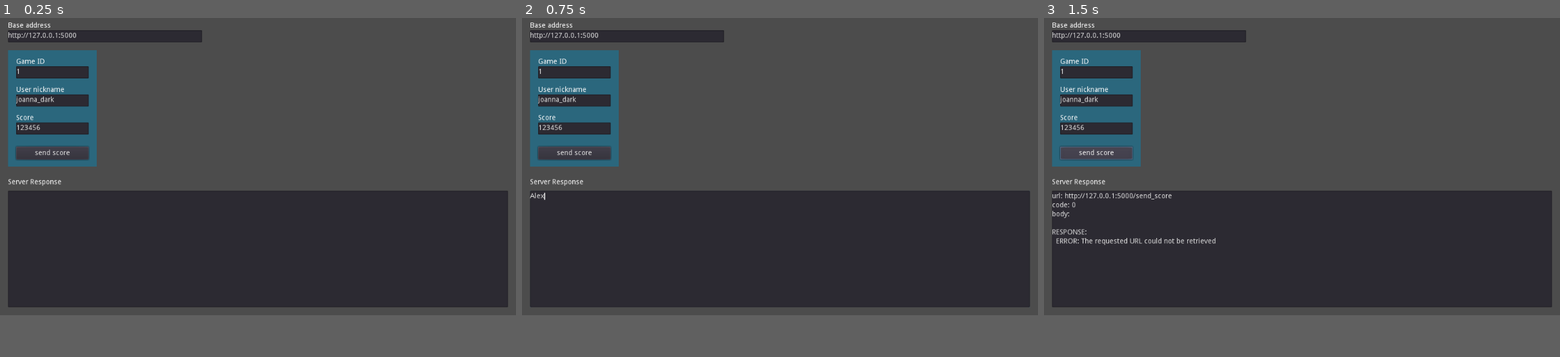
Above: before the commit, frames 1-3 (left to right).
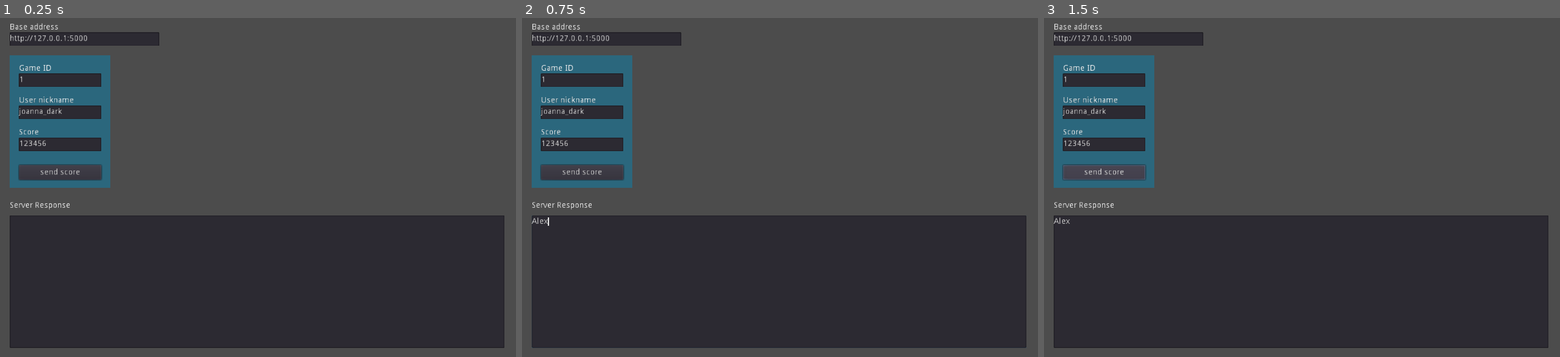
Above: after the commit, the same moments.

Repository: marcossilvano/python-codes
Game: Godot game, scene res://main.tscn
The game is run twice, just before and just after one commit, with the same random seed, the same clock (stepped at 60 frames per second) and the same inputs.
Inputs (mouse positions are in pixels of both pictures, inside the frame that each line leads up to):
- Up to frame 1 (0.25 s): no input
- Up to frame 2 (0.75 s): click (780, 248) at 0.52 s; type "Alex" at 0.6 s
- Up to frame 3 (1.5 s): click "send score" at 1.25 s
In our replay, the window is 800x468 before the commit and 800x533 after it. These sizes can differ from the game's own. Grey fills any space a smaller window leaves; there, only what the larger window draws over its background counts as a difference.

The runs differ from the first frame. In frame 1, 19% of the frame differs, in the area x 0-100%, y 1-100%; in frame 2, 19%; in frame 3, 19%.
Error after the commit: Invalid get index 'text' (on base: 'null instance'). (res://http_request.gd:59)

Commit message:
Creating Highscore Table

Diff:
--- /dev/null
+++ b/score_server/GodotHttpClient/leaderboard/Entry.tscn
@@ -0,0 +1,63 @@
+[gd_scene load_steps=2 format=2]
+
+[ext_resource path="res://leaderboard/PixelFont.tres" type="DynamicFont" id=1]
+
+[node name="Entry" type="Control" groups=["highscore_entry"]]
+anchor_right = 1.0
+anchor_bottom = 1.0
+margin_left = 64.0
+margin_right = -68.0
+margin_bottom = -552.0
+rect_min_size = Vector2( 0, 50 )
+
+[node name="PanelContainer" type="PanelContainer" parent="."]
+self_modulate = Color( 1, 1, 1, 0 )
+anchor_right = 1.0
+anchor_bottom = 1.0
+
+[node name="HBoxContainer" type="HBoxContainer" parent="PanelContainer"]
+margin_left = 7.0
+margin_top = 7.0
+margin_right = 761.0
+margin_bottom = 43.0
+
+[node name="1" type="Label" parent="PanelContainer/HBoxContainer"]
+margin_top = 1.0
+margin_right = 148.0
+margin_bottom = 34.0
+size_flags_horizontal = 3
+custom_fonts/font = ExtResource( 1 )
+text = "1"
+align = 1
+
+[node name="2" type="Label" parent="PanelContainer/HBoxContainer"]
+margin_left = 152.0
+margin_top = 1.0
+margin_right = 300.0
+margin_bottom = 34.0
+size_flags_horizontal = 3
+custom_fonts/font = ExtResource( 1 )
+text = "MAC"
+align = 1
+
+[node name="3" type="Label" parent="PanelContainer/HBoxContainer"]
+margin_left = 304.0
+margin_top = 1.0
+margin_right = 527.0
+margin_bottom = 34.0
+size_flags_horizontal = 3
+size_flags_stretch_ratio = 1.5
+custom_fonts/font = ExtResource( 1 )
+text = "93445"
+align = 1
+
+[node name="4" type="Label" parent="PanelContainer/HBoxContainer"]
+margin_left = 531.0
+margin_top = 1.0
+margin_right = 754.0
+margin_bottom = 34.0
+size_flags_horizontal = 3
+size_flags_stretch_ratio = 1.5
+custom_fonts/font = ExtResource( 1 )
+text = "09/set"
+align = 1
--- /dev/null
+++ b/score_server/GodotHttpClient/leaderboard/HighscoreTable.gd
@@ -0,0 +1,16 @@
+extends VBoxContainer
+
+
+# Declare member variables here. Examples:
+# var a = 2
+# var b = "text"
+
+
+# Called when the node enters the scene tree for the first time.
+func _ready():
+	pass # Replace with function body.
+
+
+# Called every frame. 'delta' is the elapsed time since the previous frame.
+#func _process(delta):
+#	pass
--- /dev/null
+++ b/score_server/GodotHttpClient/leaderboard/HighscoreTable.tscn
@@ -0,0 +1,77 @@
+[gd_scene load_steps=5 format=2]
+
+[ext_resource path="res://leaderboard/Entry.tscn" type="PackedScene" id=1]
+[ext_resource path="res://fonts/upheaval/upheavtt.ttf" type="DynamicFontData" id=2]
+[ext_resource path="res://leaderboard/HighscoreTable.gd" type="Script" id=3]
+
+[sub_resource type="DynamicFont" id=1]
+size = 50
+outline_size = 3
+outline_color = Color( 0.00784314, 0, 1, 1 )
+font_data = ExtResource( 2 )
+
+[node name="Container" type="VBoxContainer"]
+anchor_right = 1.0
+anchor_bottom = 1.0
+margin_left = 128.0
+margin_top = 24.0
+margin_right = -132.0
+margin_bottom = -24.0
+script = ExtResource( 3 )
+
+[node name="PanelContainer" type="PanelContainer" parent="."]
+self_modulate = Color( 1, 1, 1, 0 )
+margin_right = 640.0
+margin_bottom = 80.0
+rect_min_size = Vector2( 0, 80 )
+
+[node name="Hall of Fame" type="Label" parent="PanelContainer"]
+margin_left = 7.0
+margin_top = 7.0
+margin_right = 633.0
+margin_bottom = 73.0
+size_flags_horizontal = 3
+size_flags_vertical = 3
+custom_fonts/font = SubResource( 1 )
+text = "Hall of Fame"
+align = 1
+
+[node name="Entry1" parent="." instance=ExtResource( 1 )]
+anchor_right = 0.0
+anchor_bottom = 0.0
+margin_left = 0.0
+margin_top = 84.0
+margin_right = 640.0
+margin_bottom = 134.0
+
+[node name="Entry2" parent="." instance=ExtResource( 1 )]
+anchor_right = 0.0
+anchor_bottom = 0.0
+margin_left = 0.0
+margin_top = 138.0
+margin_right = 640.0
+margin_bottom = 188.0
+
+[node name="Entry3" parent="." instance=ExtResource( 1 )]
+anchor_right = 0.0
+anchor_bottom = 0.0
+margin_left = 0.0
+margin_top = 192.0
+margin_right = 640.0
+margin_bottom = 242.0
+
+[node name="Entry4" parent="." instance=ExtResource( 1 )]
+anchor_right = 0.0
+anchor_bottom = 0.0
+margin_left = 0.0
+margin_top = 246.0
+margin_right = 640.0
+margin_bottom = 296.0
+
+[node name="Entry5" parent="." instance=ExtResource( 1 )]
+anchor_right = 0.0
+anchor_bottom = 0.0
+margin_left = 0.0
+margin_top = 300.0
+margin_right = 640.0
+margin_bottom = 350.0
--- /dev/null
+++ b/score_server/GodotHttpClient/leaderboard/Leaderboard.tscn
@@ -0,0 +1,55 @@
+[gd_scene format=2]
+
+[node name="HBoxContainer" type="HBoxContainer"]
+margin_right = 1024.0
+margin_bottom = 48.0
+
+[node name="1" type="Label" parent="."]
+margin_top = 17.0
+margin_right = 201.0
+margin_bottom = 31.0
+size_flags_horizontal = 3
+text = "Position"
+
+[node name="2" type="Label" parent="."]
+margin_left = 205.0
+margin_top = 17.0
+margin_right = 407.0
+margin_bottom = 31.0
+size_flags_horizontal = 3
+text = "Player"
+
+[node name="3" type="Label" parent="."]
+margin_left = 411.0
+margin_top = 17.0
+margin_right = 612.0
+margin_bottom = 31.0
+size_flags_horizontal = 3
+text = "Score"
+
+[node name="4" type="Label" parent="."]
+margin_left = 616.0
+margin_top = 17.0
+margin_right = 818.0
+margin_bottom = 31.0
+size_flags_horizontal = 3
+text = "Time stamp"
+
+[node name="HBoxContainer" type="HBoxContainer" parent="."]
+margin_left = 822.0
+margin_right = 1024.0
+margin_bottom = 48.0
+size_flags_horizontal = 3
+alignment = 1
+
+[node name="VBoxContainer" type="VBoxContainer" parent="HBoxContainer"]
+margin_left = 80.0
+margin_right = 122.0
+margin_bottom = 48.0
+alignment = 1
+
+[node name="Button" type="Button" parent="HBoxContainer/VBoxContainer"]
+margin_top = 14.0
+margin_right = 42.0
+margin_bottom = 34.0
+text = "View"
--- /dev/null
+++ b/score_server/GodotHttpClient/leaderboard/PixelFont.tres
@@ -0,0 +1,7 @@
+[gd_resource type="DynamicFont" load_steps=2 format=2]
+
+[ext_resource path="res://fonts/upheaval/upheavtt.ttf" type="DynamicFontData" id=1]
+
+[resource]
+size = 35
+font_data = ExtResource( 1 )
--- a/score_server/GodotHttpClient/main.tscn
+++ b/score_server/GodotHttpClient/main.tscn
@@ -32,59 +32,59 @@
 margin_bottom = 304.0
 color = Color( 0.168627, 0.403922, 0.490196, 1 )
 
-[node name="LabelGameId" type="Label" parent="CanvasLayer"]
-margin_left = 32.0
-margin_top = 88.0
-margin_right = 144.0
-margin_bottom = 104.0
+[node name="LabelGameId" type="Label" parent="CanvasLayer/ColorRect"]
+margin_left = 16.0
+margin_top = 16.0
+margin_right = 128.0
+margin_bottom = 32.0
 text = "Game ID"
 
-[node name="TextGameId" type="TextEdit" parent="CanvasLayer"]
+[node name="TextGameId" type="TextEdit" parent="CanvasLayer/ColorRect"]
 anchor_right = 1.0
 anchor_bottom = 1.0
-margin_left = 32.0
-margin_top = 104.0
-margin_right = -848.0
-margin_bottom = -472.0
+margin_left = 16.0
+margin_top = 32.0
+margin_right = -16.0
+margin_bottom = -176.0
 text = "1"
 
-[node name="LabelNick" type="Label" parent="CanvasLayer"]
-margin_left = 32.0
-margin_top = 144.0
-margin_right = 144.0
-margin_bottom = 160.0
+[node name="LabelNick" type="Label" parent="CanvasLayer/ColorRect"]
+margin_left = 16.0
+margin_top = 72.0
+margin_right = 128.0
+margin_bottom = 88.0
 text = "User nickname"
 
-[node name="TextNick" type="TextEdit" parent="CanvasLayer"]
+[node name="TextNick" type="TextEdit" parent="CanvasLayer/ColorRect"]
 anchor_right = 1.0
 anchor_bottom = 1.0
-margin_left = 32.0
-margin_top = 160.0
-margin_right = -848.0
-margin_bottom = -416.0
+margin_left = 16.0
+margin_top = 88.0
+margin_right = -16.0
+margin_bottom = -120.0
 text = "joanna_dark"
 
-[node name="LabelScore" type="Label" parent="CanvasLayer"]
-margin_left = 32.0
-margin_top = 200.0
-margin_right = 144.0
-margin_bottom = 216.0
+[node name="LabelScore" type="Label" parent="CanvasLayer/ColorRect"]
+margin_left = 16.0
+margin_top = 128.0
+margin_right = 128.0
+margin_bottom = 144.0
 text = "Score"
 
-[node name="TextScore" type="TextEdit" parent="CanvasLayer"]
+[node name="TextScore" type="TextEdit" parent="CanvasLayer/ColorRect"]
 anchor_right = 1.0
 anchor_bottom = 1.0
-margin_left = 32.0
-margin_top = 216.0
-margin_right = -848.0
-margin_bottom = -360.0
+margin_left = 16.0
+margin_top = 144.0
+margin_right = -16.0
+margin_bottom = -64.0
 text = "123456"
 
-[node name="ButtonSendScore" type="Button" parent="CanvasLayer"]
-margin_left = 32.0
-margin_top = 264.0
-margin_right = 176.0
-margin_bottom = 290.0
+[node name="ButtonSendScore" type="Button" parent="CanvasLayer/ColorRect"]
+margin_left = 16.0
+margin_top = 192.0
+margin_right = 160.0
+margin_bottom = 218.0
 text = "send score"
 
 [node name="LabelResponse" type="Label" parent="CanvasLayer"]
@@ -97,7 +97,7 @@
 [node name="TextResponse" type="TextEdit" parent="CanvasLayer"]
 margin_left = 16.0
 margin_top = 352.0
-margin_right = 1008.0
+margin_right = 880.0
 margin_bottom = 584.0
 
-[connection signal="pressed" from="CanvasLayer/ButtonSendScore" to="." method="_on_ButtonSendScore_pressed"]
+[connection signal="pressed" from="CanvasLayer/ColorRect/ButtonSendScore" to="." method="_on_ButtonSendScore_pressed"]
--- a/score_server/GodotHttpClient/project.godot
+++ b/score_server/GodotHttpClient/project.godot
@@ -16,7 +16,9 @@
 
 [display]
 
-window/size/resizable=false
+window/size/width=900
+window/stretch/mode="2d"
+window/stretch/aspect="keep"
 
 [gui]
 
Binary file added: score_server/GodotHttpClient/fonts/upheaval/Upheaval.fon
Not shown, added: score_server/GodotHttpClient/fonts/upheaval/upheaval.txt
Binary file added: score_server/GodotHttpClient/fonts/upheaval/upheavtt.ttf
Not shown, added: score_server/GodotHttpClient/fonts/upheaval.zip
